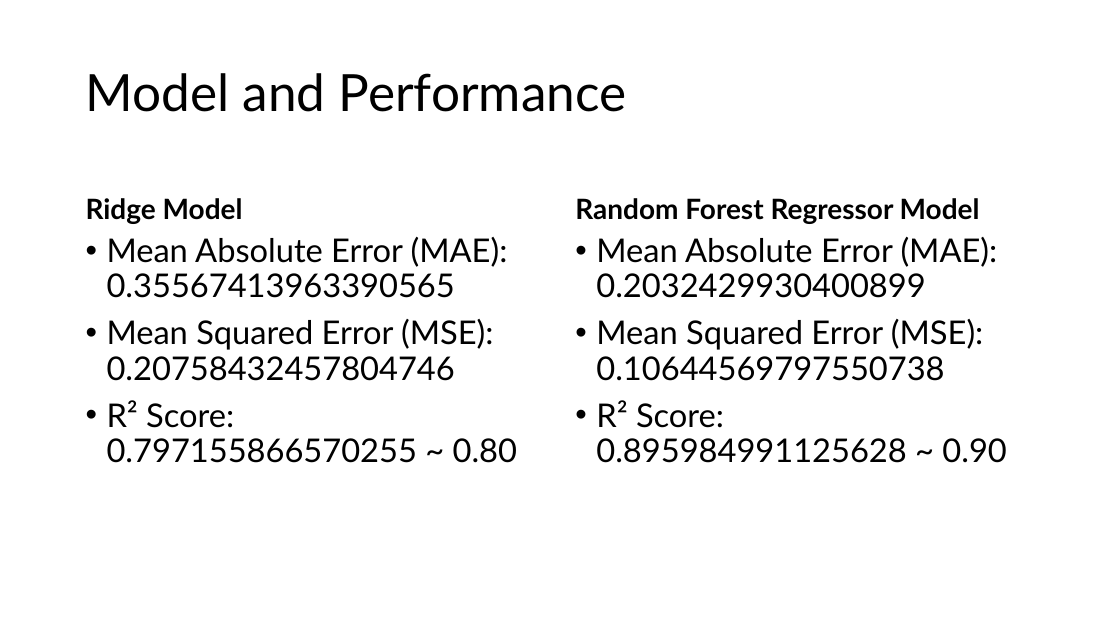
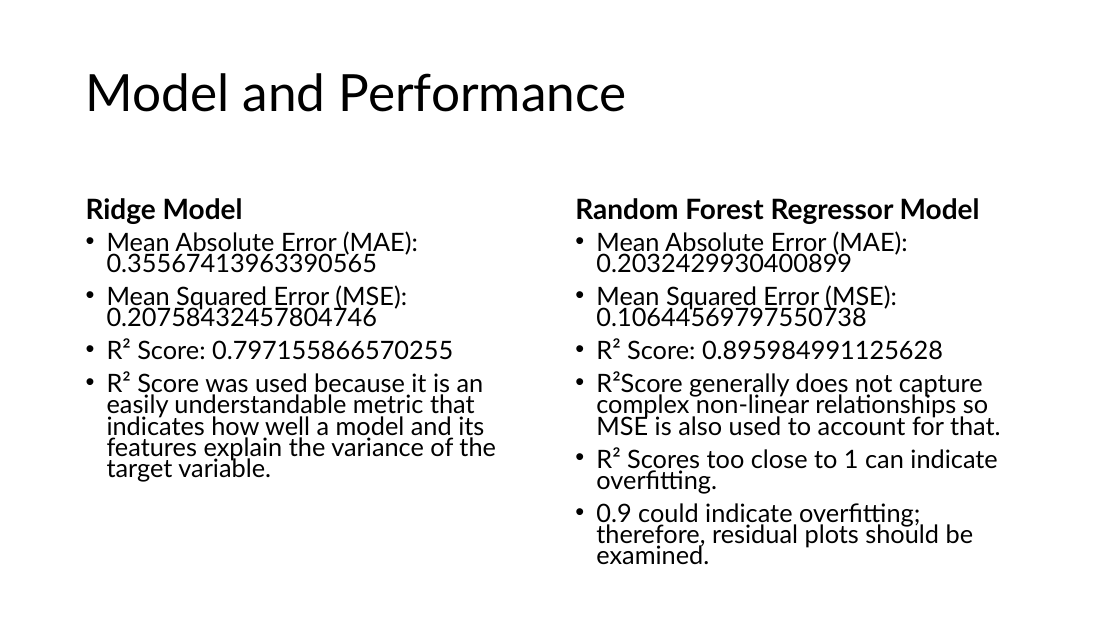
Before and after one commit to brandon-s-lin/Salary-Prediction-Model, a slide deck: slide 19 of Final Project Presentation.pptx (slide 18 before the commit). Drawn at 1120x630 pixels with LibreOffice and Linux fonts; fonts in the diff are those of the drawing. Boxes give left, top, right and bottom in pixels: in the first picture for what was removed or moved away, otherwise in the second. Text is boxed around its words. In the diff, an @@ line names an element or a change of style, - is before the commit and + after.

Commit message:
Final Presentation

```diff
--- a/Final Project Presentation.pptx
+++ b/Final Project Presentation.pptx
@@ text at (x1=107, y1=231, x2=418, y2=327): size 28 to 21.7 pt in "Mean Absolute Error (MAE): 0.35567413963390565", "Mean Squared Error (MSE): 0.20758432457804746"; line spacing 0.9 to 0.7 @@
@@ text at (x1=596, y1=231, x2=908, y2=327): size 28 to 21.7 pt in "Mean Absolute Error (MAE): 0.2032429930400899", "Mean Squared Error (MSE): 0.10644569797550738"; line spacing 0.9 to 0.7 @@
@@ text at (x1=107, y1=338, x2=496, y2=482): text changed; size 28 to 21.7 pt @@
-• R² Score: 0.797155866570255 ~ 0.80
+• R² Score: 0.797155866570255
+• R² Score was used because it is an easily understandable metric that indicates how well a model and its features explain the variance of the target variable.
@@ text at (x1=596, y1=338, x2=1001, y2=565): text changed; size 28 to 21.7 pt @@
-• R² Score: 0.895984991125628 ~ 0.90
+• R² Score: 0.895984991125628
+• R²Score generally does not capture complex non-linear relationships so MSE is also used to account for that.
+• R² Scores too close to 1 can indicate overfitting.
+• 0.9 could indicate overfitting; therefore, residual plots should be examined.
```
Also in this commit, not shown: 2 other slides changed, 3 slides added.
